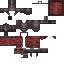
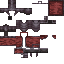
Comparing the layer stacks of the two 64 × 64 images. Changes:
added layer "Layer 25" above "Layer 24" over [40, 35, 56, 36]
painted on "Layer 24" over [30, 39, 38, 43]
painted on "Layer 4" over [0, 23, 16, 29]
